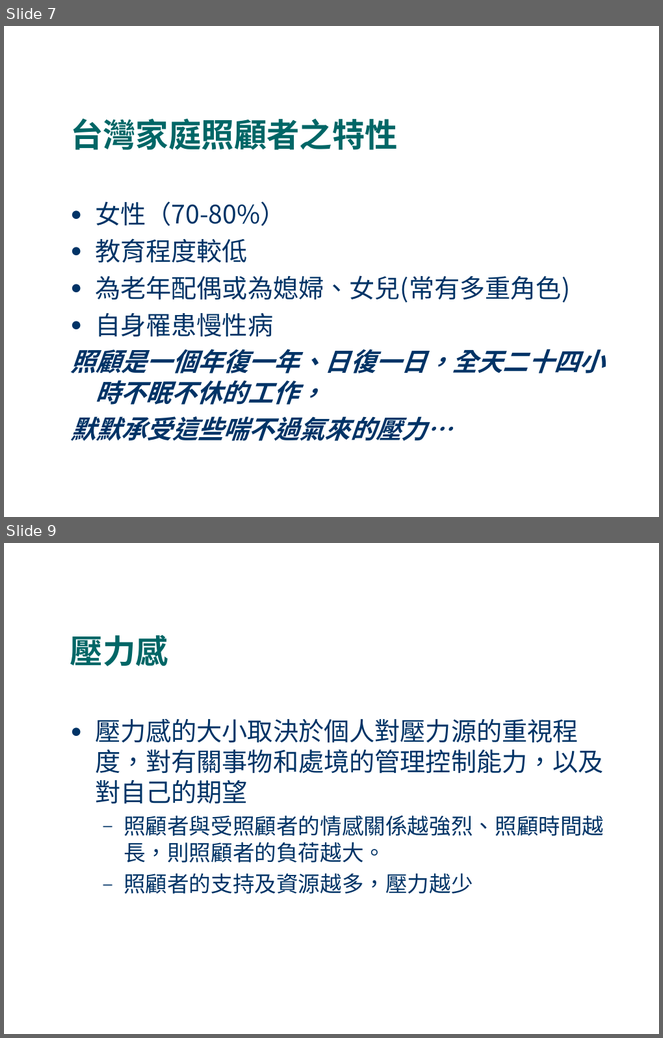
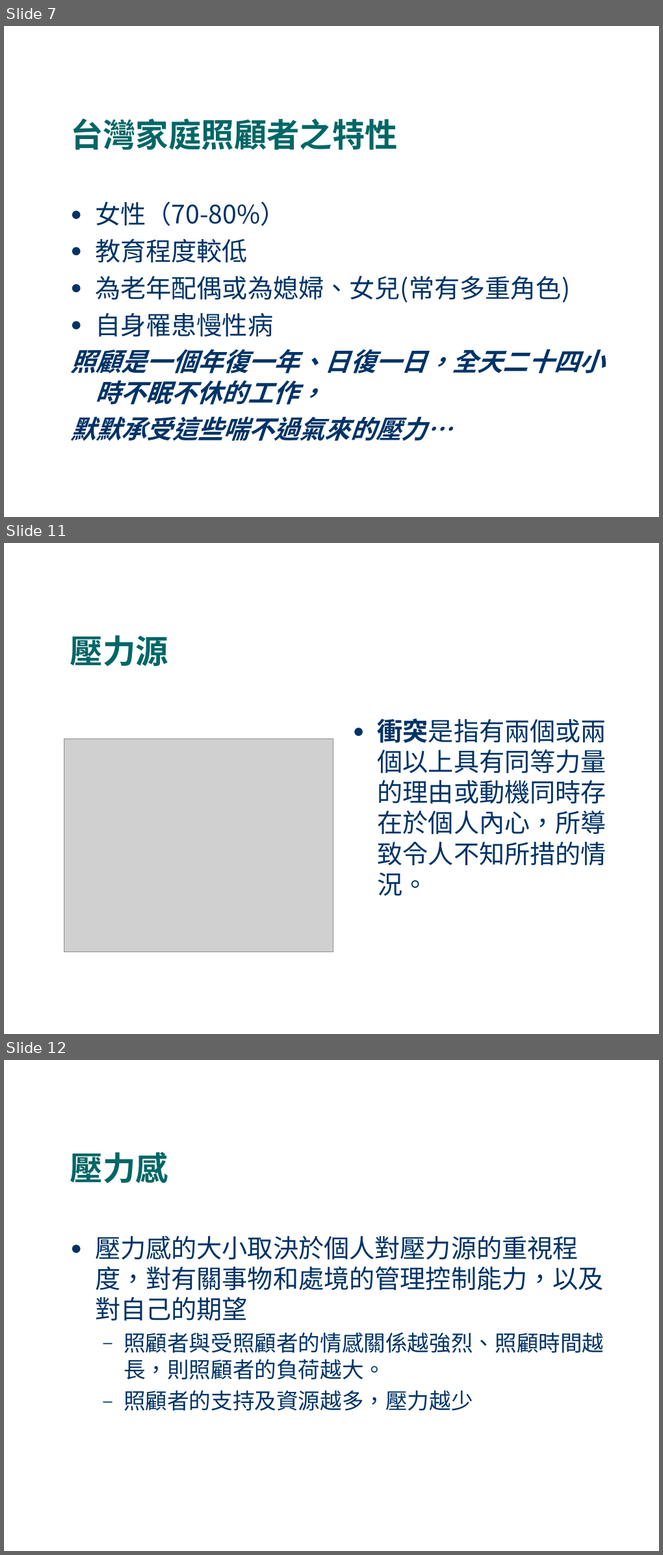
Before and after one commit to fhopecc/stxt, a slide deck: doc/tutorial/home_care.odp. Shown one above the other, each under a label of ours: slides 7 and 9 before the commit, slides 7, 11 and 12 after it; the slides between them are not shown. The pictures are 663x1038 and 663x1555 pixels, drawn with LibreOffice and Linux fonts; fonts in the diff are those of the drawing; grey boxes stand for pictures. Boxes give left, top, right and bottom in pixels: in the first picture for what was removed or moved away, otherwise in the second. Text is boxed around its words. In the diff, an @@ line names an element or a change of style, - is before the commit and + after.

```diff
--- a/doc/tutorial/home_care.odp
+++ b/doc/tutorial/home_care.odp
@@ slide 11 added at [4, 543, 659, 1034], background #FFFFFF @@
@@ title added at [70, 635, 168, 667], 36 pt, text #006666, bold @@
+壓力源
@@ text added at [378, 719, 607, 896], 28 pt, text #003366 @@
+● 衝突是指有兩個或兩個以上具有同等力量的理由或動機同時存在於個人內心，所導致令人不知所措的情況。
@@ picture added at [64, 739, 334, 953] @@
@@ what was slide 9 is now slide 12 @@
```
Also in this commit, not shown: 1 slide changed, 2 other slides added, 11 other files.
